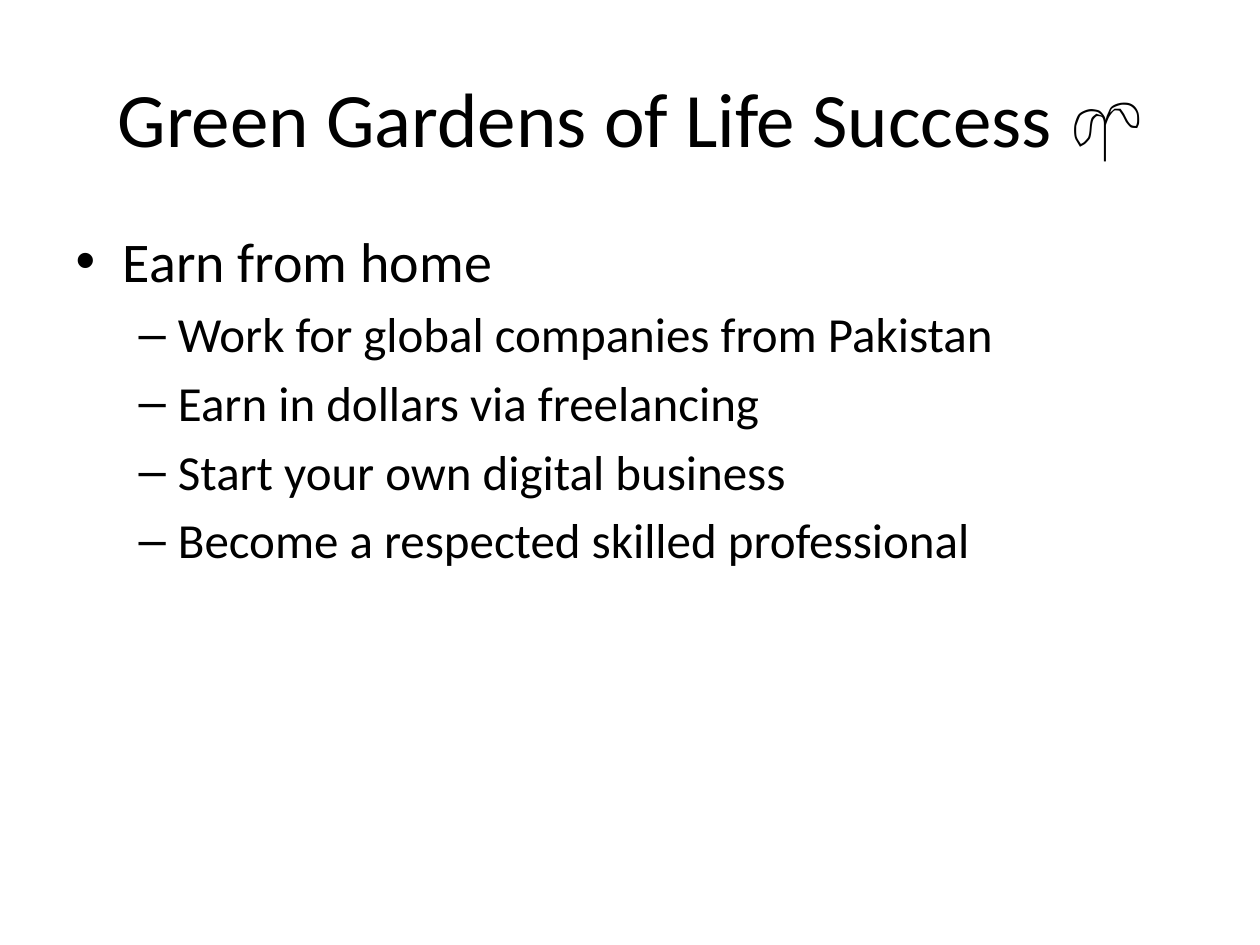
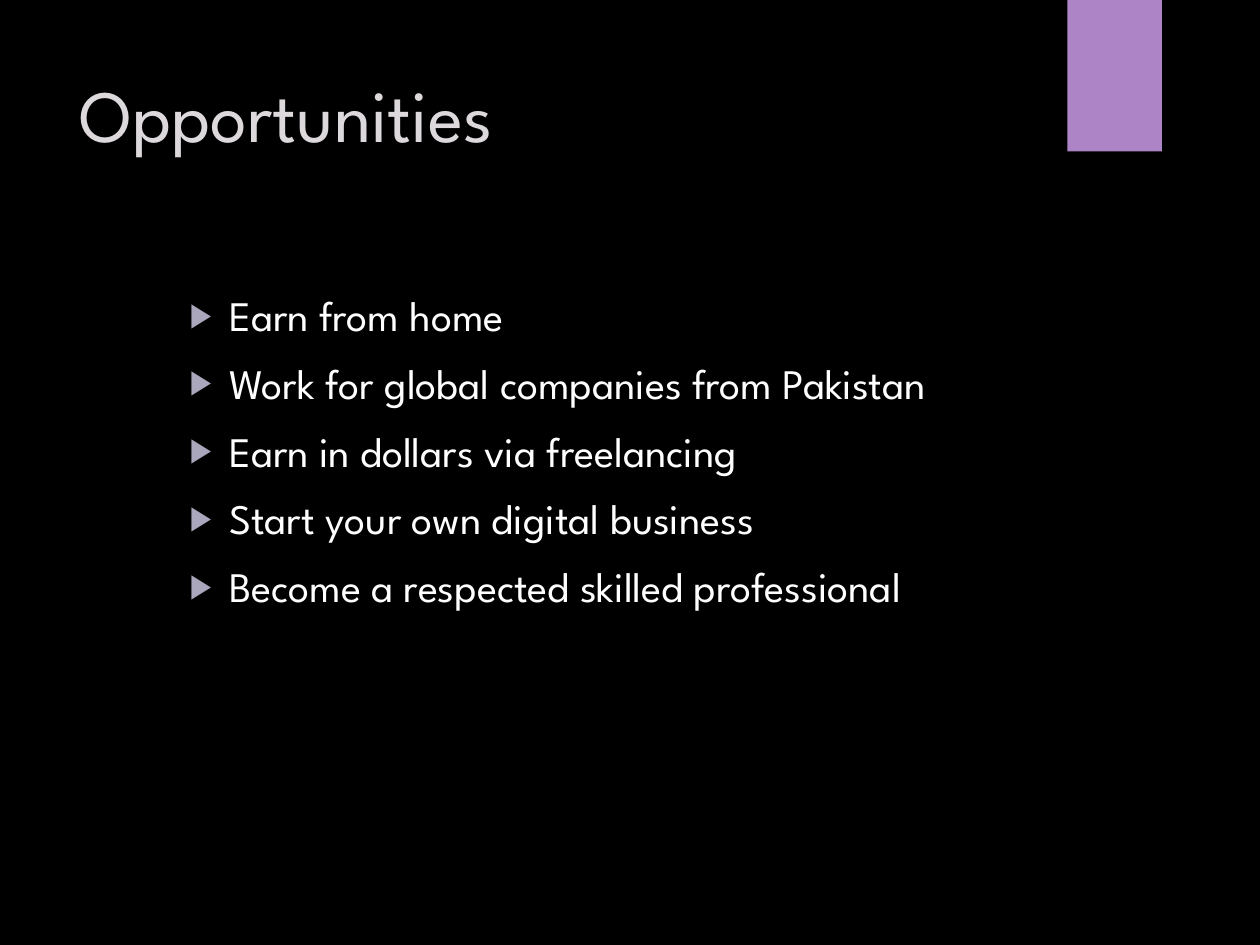
Before and after one commit to CodingBySahil/CorvitSystemPeshawarWeb, a slide deck: slide 8 of Web Designing Course/demo/Web_Designing_Demo_Class_Presentation.pptx (slide 5 before the commit). Drawn at 1260x945 pixels with LibreOffice and Linux fonts; fonts in the diff are those of the drawing; background and template pictures are left out. Boxes give left, top, right and bottom in pixels: in the first picture for what was removed or moved away, otherwise in the second. Text is boxed around its words. In the diff, an @@ line names an element or a change of style, - is before the commit and + after.

```diff
--- a/Web Designing Course/demo/Web_Designing_Demo_Class_Presentation.pptx
+++ b/Web Designing Course/demo/Web_Designing_Demo_Class_Presentation.pptx
@@ background #FFFFFF to picture (left out) @@
@@ rectangle added at (1067, 0, 1162, 151), fill #AD84C6 @@
@@ title "Opportunities" at (79, 92, 492, 158): vertical alignment middle to top @@
@@ title at (79, 92, 492, 158): text changed; size 44 to 42 pt; font Calibri to League Spartan; text colour #000000 to #DCD8DC @@
-Green Gardens of Life Success 🌱
+Opportunities
@@ text "Earn from home": place and size @@
-text "Earn from home" at (123, 243, 993, 566)
+text "Earn from home" at (229, 301, 926, 611)
@@ text "Earn from home" at (229, 301, 926, 611): size 32 to 24 pt in "Earn from home"; font Calibri to League Spartan, text colour #000000 to #FFFFFF, size 28 to 24 pt; bullet • to ▶; list level 1 to 2 in "Earn from home"; bullet – to ▶; more space between paragraphs @@
```
Also in this commit, not shown: 9 other slides changed, 5 slides added.
